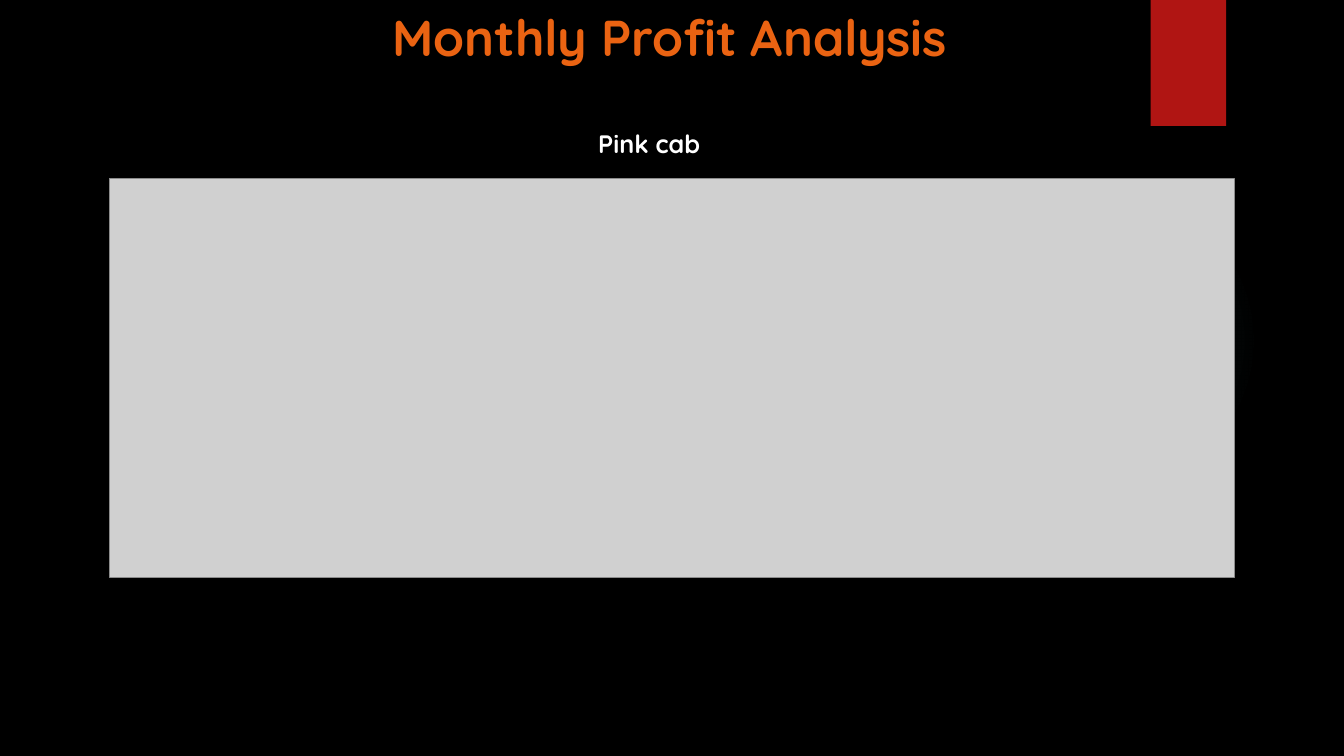
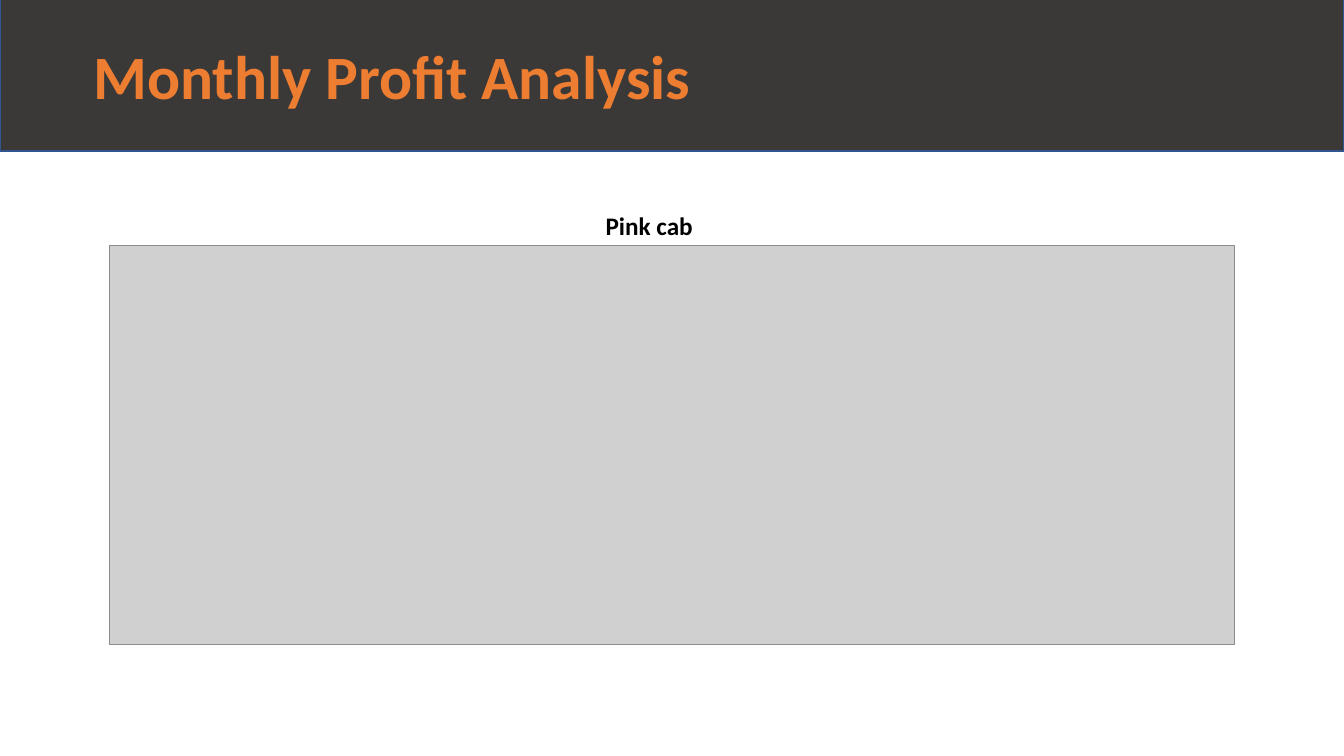
Before and after one commit to m-odeh/G2M-Data-Glacier-Internship-, a slide deck: slide 8 of G2M_Case_Study_ Final .pptx. Drawn at 1344x756 pixels with LibreOffice and Linux fonts; fonts in the diff are those of the drawing; grey boxes stand for pictures; background and template pictures are left out. Boxes give left, top, right and bottom in pixels: in the first picture for what was removed or moved away, otherwise in the second. Text is boxed around its words. In the diff, an @@ line names an element or a change of style, - is before the commit and + after.

```diff
--- a/G2M_Case_Study_ Final .pptx
+++ b/G2M_Case_Study_ Final .pptx
@@ background picture (left out) to #FFFFFF @@
@@ rectangle "Monthly Profit Analysis": place and size @@
-rectangle "Monthly Profit Analysis" at [392,18,947,66]
+rectangle "Monthly Profit Analysis" at [0,0,1344,151]
@@ rectangle "Monthly Profit Analysis" at [0,0,1344,151]: size 36 to 44 pt, font Quicksand to Calibri, text colour #EA6312 to #ED7D31; alignment centre to left; vertical alignment top to middle; fill none to #3B3838; outline none to #325491 1 pt @@
@@ rectangle removed at [1150,0,1226,126] @@
@@ text "Pink cab": place and size @@
-text "Pink cab" at [598,134,700,154]
+text "Pink cab" at [606,217,692,235]
@@ text "Pink cab" at [606,217,692,235]: font Quicksand to Calibri, text colour #FFFFFF to #000000 @@
@@ ellipse removed at [949,185,1259,495] @@
@@ picture: place and size @@
-picture at [110,178,1234,578]
+picture at [110,246,1234,645]
```
Also in this commit, not shown: 11 other slides changed.
